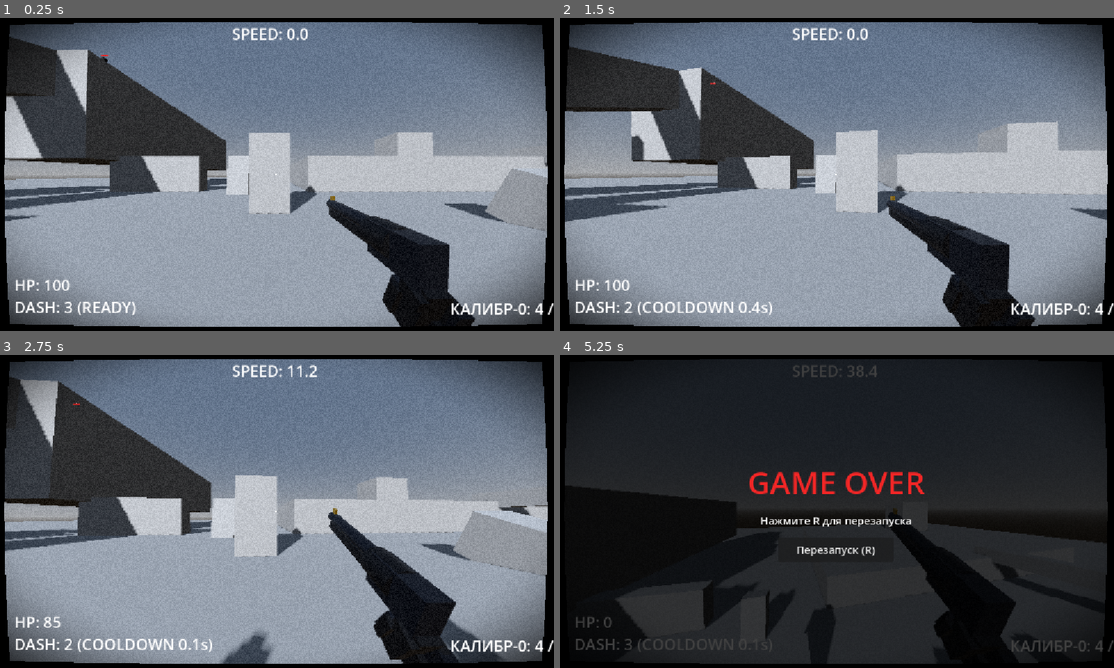
Above: before the commit, frames 1-4 (two rows, left to right).
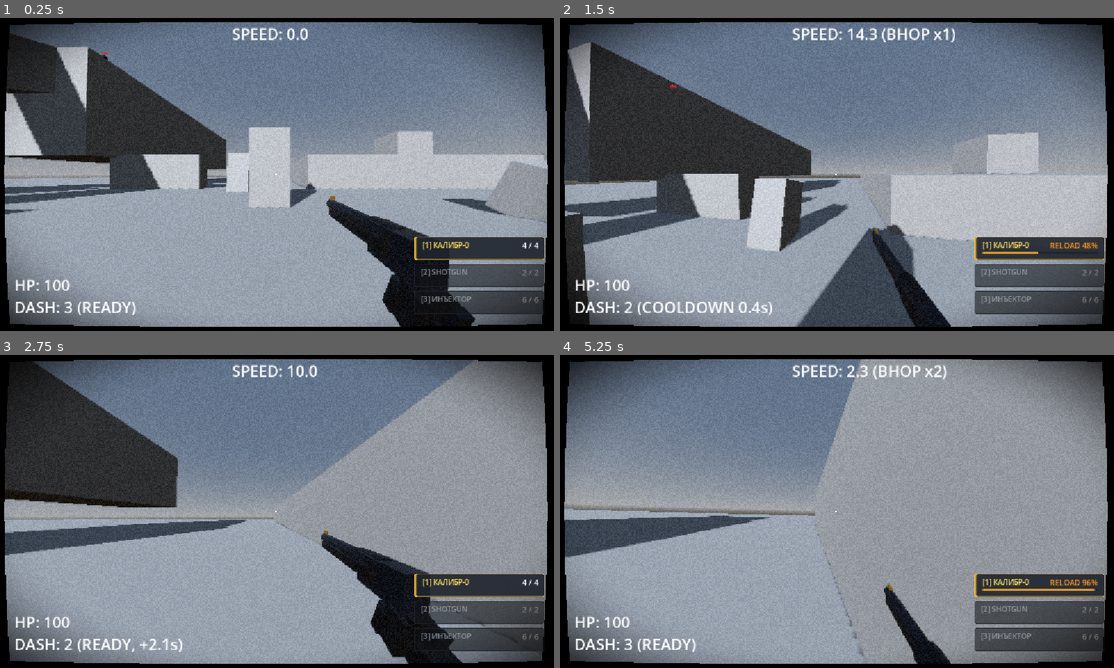
Above: after the commit, the same moments.

Repository: ggou3/voidkill
Game: Godot game, scene res://world.tscn
Same seed, same stepped clock (60 frames per second), same inputs: the game is played once before the commit and once after it.
Inputs (mouse positions are in pixels of both pictures, inside the frame that each line leads up to):
- Up to frame 1 (0.25 s): no input
- Up to frame 2 (1.5 s): tap Enter at 0.5 s; move the mouse to (864, 174) at 0.52 s; hold Right mouse button (alt_fire) 0.53-1.28 s; hold W (move_forward) from 0.53 s (still down); tap Space (jump) at 0.77 s; move the mouse to (809, 174) at 1.27 s; tap Shift (dash) at 1.35 s
- Up to frame 3 (2.75 s): keep holding W (move_forward); tap Space (jump) at 1.52 s; move the mouse to (288, 505) at 2.02 s; hold F (melee) from 2.03 s (still down)
- Up to frame 4 (5.25 s): move the mouse to (831, 517) at 2.77 s; release F (melee) at 2.78 s; click (831, 517) at 2.85 s; tap Space (jump) at 3.02, 3.77 s; move the mouse to (875, 514) at 3.52 s; hold C (slam) 3.53-4.25 s; tap R (reload) at 4.15 s; release W (move_forward) at 4.25 s; drag from (670, 464) to (753, 433) at 4.27 s; move the mouse to (864, 511) at 5.02 s; hold S (move_backward) from 5.03 s (still down); tap 1 at 5.1 s; click (864, 511) at 5.17 s

The runs differ from the first frame. In frame 1, 7.8% of the frame differs, in the area x 0-100%, y 4-95%; in frame 2, 39%; in frame 3, 28%; in frame 4, 92%, in the area x 0-100%, y 1-99%.
Error before the commit: Parse Error: Could not preload resource file "res://flask_projectile.tscn". (res://weapon_manager.gd:10)

Commit message:
Fix syntax and quotation formatting in flask scenes and scripts

Diff:
--- a/flask_pool.gd
+++ b/flask_pool.gd
@@ -7,8 +7,8 @@
 var affected_enemies: Array[Node] = []
 var player_inside: Node = null
 
-@onready var mesh_inst: MeshInstance3D = get_node_or_null(MeshInstance3D)
-@onready var col_shape: CollisionShape3D = get_node_or_null(CollisionShape3D)
+@onready var mesh_inst: MeshInstance3D = get_node_or_null("MeshInstance3D")
+@onready var col_shape: CollisionShape3D = get_node_or_null("CollisionShape3D")
 var puddle_material: StandardMaterial3D = null
 
 func _ready():
@@ -24,14 +24,14 @@
 		# Плавная анимация растекания лужи крови при ударе о землю
 		mesh_inst.scale = Vector3(0.15, 1.0, 0.15)
 		var tween = create_tween()
-		tween.tween_property(mesh_inst, scale, Vector3(1.0, 1.0, 1.0), 0.28).set_trans(Tween.TRANS_BACK).set_ease(Tween.EASE_OUT)
+		tween.tween_property(mesh_inst, "scale", Vector3(1.0, 1.0, 1.0), 0.28).set_trans(Tween.TRANS_BACK).set_ease(Tween.EASE_OUT)
 
 func _process(delta: float):
 	current_time += delta
 
 	# Пока игрок находится в луже — постоянно поддерживает/продлевает кровавый бафф
 	if is_instance_valid(player_inside):
-		if skills in player_inside and player_inside.skills:
+		if "skills" in player_inside and player_inside.skills:
 			player_inside.skills.activate_blood_buff()
 		player_inside.is_on_blood = true
 
@@ -46,15 +46,15 @@
 		_cleanup_and_free()
 
 func _on_body_entered(body: Node):
-	if body.is_in_group(player) or body.name == Player:
+	if body.is_in_group("player") or body.name == "Player":
 		player_inside = body
 		body.is_on_blood = true
-		if skills in body and body.skills:
+		if "skills" in body and body.skills:
 			body.skills.activate_blood_buff()
-	elif body.is_in_group(enemy) or body.has_method(add_slow):
+	elif body.is_in_group("enemy") or body.has_method("add_slow"):
 		if not affected_enemies.has(body):
 			affected_enemies.append(body)
-		if body.has_method(add_slow):
+		if body.has_method("add_slow"):
 			body.add_slow(slow_multiplier)
 
 func _on_body_exited(body: Node):
@@ -64,13 +64,13 @@
 		player_inside = null
 	elif affected_enemies.has(body):
 		affected_enemies.erase(body)
-		if is_instance_valid(body) and body.has_method(remove_slow):
+		if is_instance_valid(body) and body.has_method("remove_slow"):
 			body.remove_slow()
 
 func _cleanup_and_free():
 	# Гарантированное восстановление скорости всем врагам внутри перед удалением
 	for enemy in affected_enemies:
-		if is_instance_valid(enemy) and enemy.has_method(remove_slow):
+		if is_instance_valid(enemy) and enemy.has_method("remove_slow"):
 			enemy.remove_slow()
 	affected_enemies.clear()
 
@@ -82,5 +82,5 @@
 
 func _exit_tree():
 	for enemy in affected_enemies:
-		if is_instance_valid(enemy) and enemy.has_method(remove_slow):
+		if is_instance_valid(enemy) and enemy.has_method("remove_slow"):
 			enemy.remove_slow()
--- a/flask_pool.tscn
+++ b/flask_pool.tscn
@@ -1,11 +1,11 @@
-[gd_scene format=3 uid=uid://c5y1j4n7pqxve]
+[gd_scene format=3 uid="uid://c5y1j4n7pqxve"]
 
-[ext_resource type=Script path=res://flask_pool.gd id=1_flask]
+[ext_resource type="Script" path="res://flask_pool.gd" id="1_flask"]
 
-[sub_resource type=PlaneMesh id=PlaneMesh_puddle]
+[sub_resource type="PlaneMesh" id="PlaneMesh_puddle"]
 size = Vector2(6.5, 6.5)
 
-[sub_resource type=StandardMaterial3D id=StandardMaterial3D_puddle]
+[sub_resource type="StandardMaterial3D" id="StandardMaterial3D_puddle"]
 transparency = 1
 albedo_color = Color(0.68, 0.02, 0.04, 0.92)
 roughness = 0.15
@@ -14,19 +14,19 @@
 emission = Color(0.85, 0.05, 0.05, 1)
 emission_energy_multiplier = 0.75
 
-[sub_resource type=CylinderShape3D id=CylinderShape3D_flask]
+[sub_resource type="CylinderShape3D" id="CylinderShape3D_flask"]
 height = 1.2
 radius = 3.25
 
-[node name=FlaskPool type=Area3D unique_id=987123456]
+[node name="FlaskPool" type="Area3D" unique_id=987123456]
 collision_layer = 0
 collision_mask = 3
-script = ExtResource(1_flask)
+script = ExtResource("1_flask")
 
-[node name=MeshInstance3D type=MeshInstance3D parent=. unique_id=987123457]
-mesh = SubResource(PlaneMesh_puddle)
-surface_material_override/0 = SubResource(StandardMaterial3D_puddle)
+[node name="MeshInstance3D" type="MeshInstance3D" parent="." unique_id=987123457]
+mesh = SubResource("PlaneMesh_puddle")
+surface_material_override/0 = SubResource("StandardMaterial3D_puddle")
 
-[node name=CollisionShape3D type=CollisionShape3D parent=. unique_id=987123458]
+[node name="CollisionShape3D" type="CollisionShape3D" parent="." unique_id=987123458]
 transform = Transform3D(1, 0, 0, 0, 1, 0, 0, 0, 1, 0, 0.6, 0)
-shape = SubResource(CylinderShape3D_flask)
+shape = SubResource("CylinderShape3D_flask")
--- a/flask_projectile.gd
+++ b/flask_projectile.gd
@@ -1,15 +1,15 @@
 extends CharacterBody3D
 
 const GRAVITY: float = 24.0
-var flask_pool_scene = preload(res://flask_pool.tscn)
-var blood_splatter_scene = preload(res://blood_splatter.tscn)
+var flask_pool_scene = preload("res://flask_pool.tscn")
+var blood_splatter_scene = preload("res://blood_splatter.tscn")
 
 var lifetime: float = 6.0
 var has_shattered: bool = false
 
 func _ready():
 	# Игнорируем коллизии с игроком
-	var player = get_tree().get_first_node_in_group(player)
+	var player = get_tree().get_first_node_in_group("player")
 	if is_instance_valid(player):
 		add_collision_exception_with(player)
 
@@ -39,7 +39,7 @@
 	has_shattered = true
 	set_physics_process(false)
 
-	AudioManager.play_sound(flask_splash)
+	AudioManager.play_sound("flask_splash")
 
 	var scene_root = get_tree().current_scene if get_tree().current_scene else get_parent()
 	if scene_root:
@@ -63,7 +63,7 @@
 		var space_state = get_world_3d().direct_space_state
 		var query = PhysicsRayQueryParameters3D.create(hit_pos + Vector3.UP * 0.25, hit_pos + Vector3.DOWN * 25.0)
 		# Исключаем игрока и себя
-		var player = get_tree().get_first_node_in_group(player)
+		var player = get_tree().get_first_node_in_group("player")
 		var excl = [self]
 		if is_instance_valid(player):
 			excl.append(player)
--- a/flask_projectile.tscn
+++ b/flask_projectile.tscn
@@ -1,56 +1,56 @@
-[gd_scene format=3 uid=uid://b6k18p4xm9qva]
+[gd_scene format=3 uid="uid://b6k18p4xm9qva"]
 
-[ext_resource type=Script path=res://flask_projectile.gd id=1_flask_proj]
+[ext_resource type="Script" path="res://flask_projectile.gd" id="1_flask_proj"]
 
-[sub_resource type=SphereShape3D id=SphereShape3D_flask]
+[sub_resource type="SphereShape3D" id="SphereShape3D_flask"]
 radius = 0.18
 
-[sub_resource type=StandardMaterial3D id=StandardMaterial3D_glass]
+[sub_resource type="StandardMaterial3D" id="StandardMaterial3D_glass"]
 transparency = 1
 albedo_color = Color(0.85, 0.92, 1.0, 0.45)
 roughness = 0.1
 metallic = 0.1
 
-[sub_resource type=StandardMaterial3D id=StandardMaterial3D_blood_inner]
+[sub_resource type="StandardMaterial3D" id="StandardMaterial3D_blood_inner"]
 albedo_color = Color(0.85, 0.05, 0.08, 0.95)
 emission_enabled = true
 emission = Color(0.95, 0.08, 0.08, 1)
 emission_energy_multiplier = 2.0
 
-[sub_resource type=StandardMaterial3D id=StandardMaterial3D_brass]
+[sub_resource type="StandardMaterial3D" id="StandardMaterial3D_brass"]
 albedo_color = Color(0.78, 0.62, 0.18, 1)
 roughness = 0.3
 metallic = 0.8
 
-[node name=FlaskProjectile type=CharacterBody3D unique_id=778899001]
+[node name="FlaskProjectile" type="CharacterBody3D" unique_id=778899001]
 collision_layer = 0
 collision_mask = 1
-script = ExtResource(1_flask_proj)
+script = ExtResource("1_flask_proj")
 
-[node name=CollisionShape3D type=CollisionShape3D parent=. unique_id=778899002]
-shape = SubResource(SphereShape3D_flask)
+[node name="CollisionShape3D" type="CollisionShape3D" parent="." unique_id=778899002]
+shape = SubResource("SphereShape3D_flask")
 
-[node name=GlassBody type=CSGCylinder3D parent=. unique_id=778899003]
+[node name="GlassBody" type="CSGCylinder3D" parent="." unique_id=778899003]
 radius = 0.13
 height = 0.28
 sides = 12
-material = SubResource(StandardMaterial3D_glass)
+material = SubResource("StandardMaterial3D_glass")
 
-[node name=Liquid type=CSGCylinder3D parent=GlassBody unique_id=778899004]
+[node name="Liquid" type="CSGCylinder3D" parent="GlassBody" unique_id=778899004]
 transform = Transform3D(1, 0, 0, 0, 1, 0, 0, 0, 1, 0, -0.02, 0)
 radius = 0.105
-height = 0.20
+height = 0.2
 sides = 12
-material = SubResource(StandardMaterial3D_blood_inner)
+material = SubResource("StandardMaterial3D_blood_inner")
 
-[node name=Cap type=CSGCylinder3D parent=GlassBody unique_id=778899005]
+[node name="Cap" type="CSGCylinder3D" parent="GlassBody" unique_id=778899005]
 transform = Transform3D(1, 0, 0, 0, 1, 0, 0, 0, 1, 0, 0.15, 0)
 radius = 0.075
 height = 0.05
 sides = 10
-material = SubResource(StandardMaterial3D_brass)
+material = SubResource("StandardMaterial3D_brass")
 
-[node name=OmniLight3D type=OmniLight3D parent=. unique_id=778899006]
+[node name="OmniLight3D" type="OmniLight3D" parent="." unique_id=778899006]
 light_color = Color(1, 0.12, 0.12, 1)
 light_energy = 1.2
 omni_range = 2.5
Not shown, added: flask_pool.gd.uid
Not shown, added: flask_projectile.gd.uid
